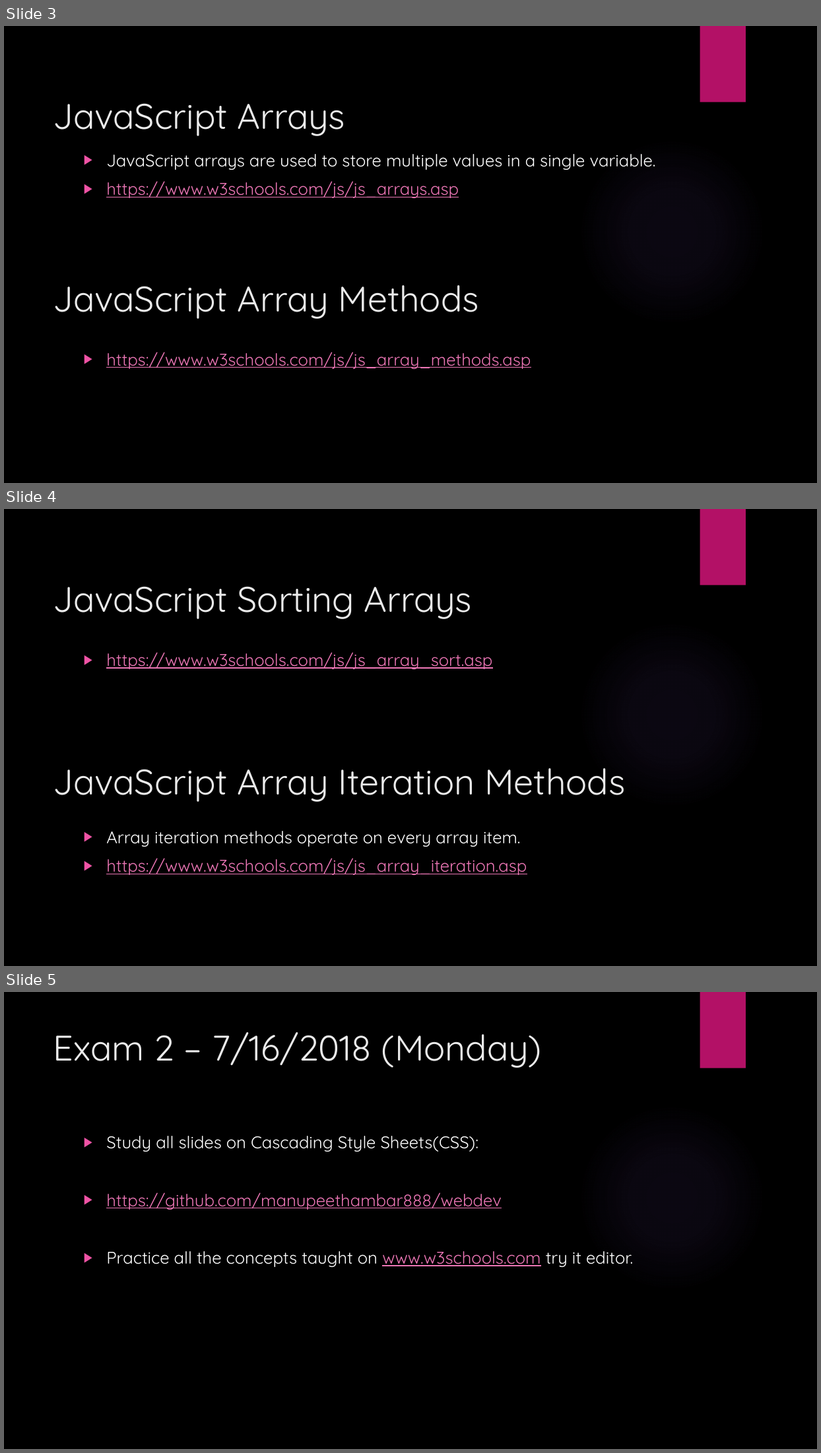
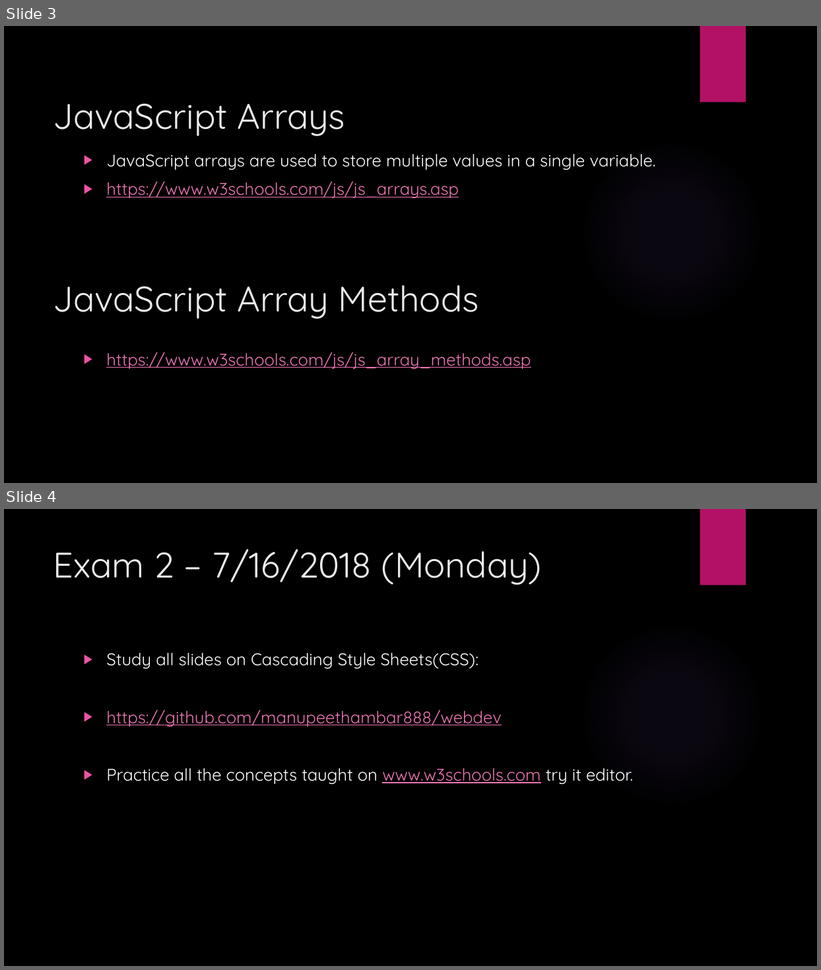
Before and after one commit to manupeethambar888/webdev, a slide deck: Day 14 - JS – Continued.pptx. Shown one above the other, each under a label of ours: slides 3, 4 and 5 before the commit, slides 3 and 4 after it. The pictures are 821x1453 and 821x970 pixels, drawn with LibreOffice and Linux fonts; fonts in the diff are those of the drawing; background and template pictures are left out. Boxes give left, top, right and bottom in pixels: in the first picture for what was removed or moved away, otherwise in the second. Text is boxed around its words. In the diff, an @@ line names an element or a change of style, - is before the commit and + after.

Commit message:
changes

```diff
--- a/Day 14 - JS – Continued.pptx
+++ b/Day 14 - JS – Continued.pptx
@@ slide 4 removed at <box>4,509,817,966</box>, background picture (left out); not listed: 2 template elements that a slide beside it also shows @@
@@ text removed at <box>53,586,472,619</box> @@
-JavaScript Sorting Arrays
@@ text removed at <box>106,652,492,669</box> @@
-▶ https://www.w3schools.com/js/js_array_sort.asp
@@ text removed at <box>53,768,625,802</box> @@
-JavaScript Array Iteration Methods
@@ text removed at <box>106,831,527,875</box> @@
-▶ Array iteration methods operate on every array item.
-▶ https://www.w3schools.com/js/js_array_iteration.asp
@@ what was slide 5 is now slide 4 @@
```
